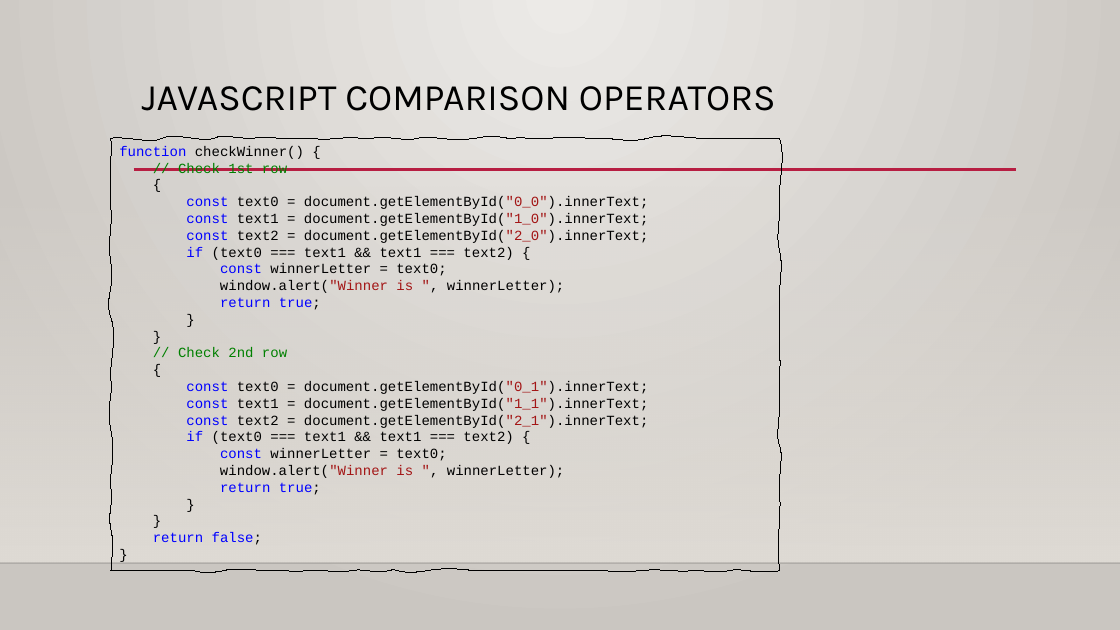
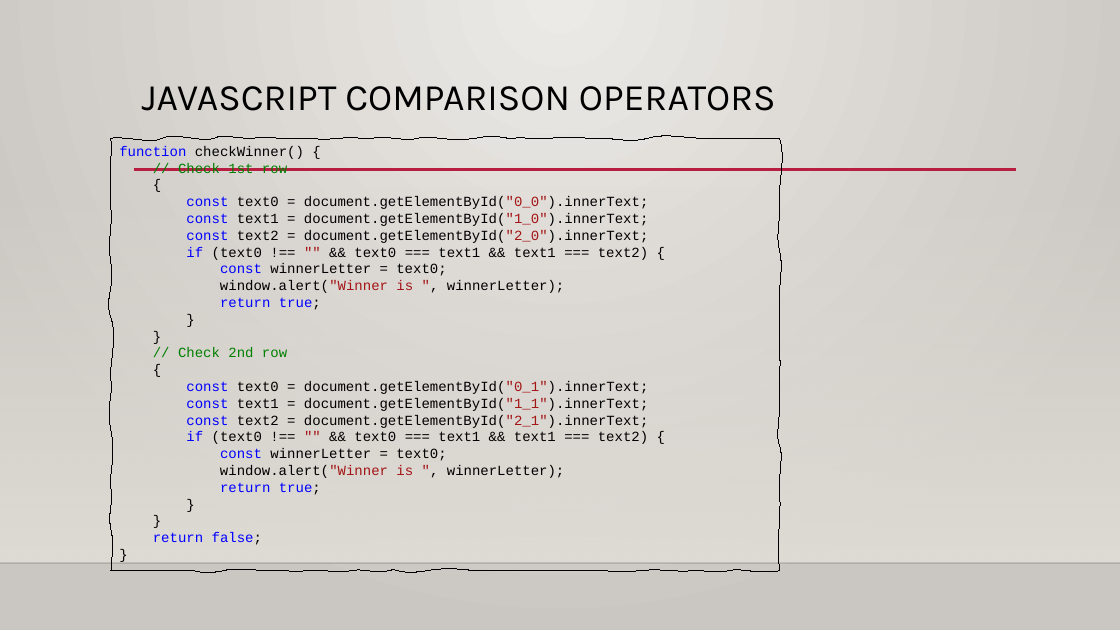
Before and after one commit to renyongfu/BuildingWebGames, a slide deck: slide 13 of Presentation/Week5/Build Web Games-5.pptx (slide 14 before the commit). Drawn at 1120x630 pixels with LibreOffice and Linux fonts; fonts in the diff are those of the drawing; background and template pictures are left out. Boxes give left, top, right and bottom in pixels: in the first picture for what was removed or moved away, otherwise in the second. Text is boxed around its words. In the diff, an @@ line names an element or a change of style, - is before the commit and + after.

```diff
--- a/Presentation/Week5/Build Web Games-5.pptx
+++ b/Presentation/Week5/Build Web Games-5.pptx
@@ text in freeform shape at [186,247,648,260]: text changed @@
-if (text0 === text1 && text1 === text2) {
+if (text0 !== "" && text0 === text1 && text1 === text2) {
@@ text in freeform shape at [186,431,648,444]: text changed @@
-if (text0 === text1 && text1 === text2) {
+if (text0 !== "" && text0 === text1 && text1 === text2) {
```
Also in this commit, not shown: 2 other slides changed.
